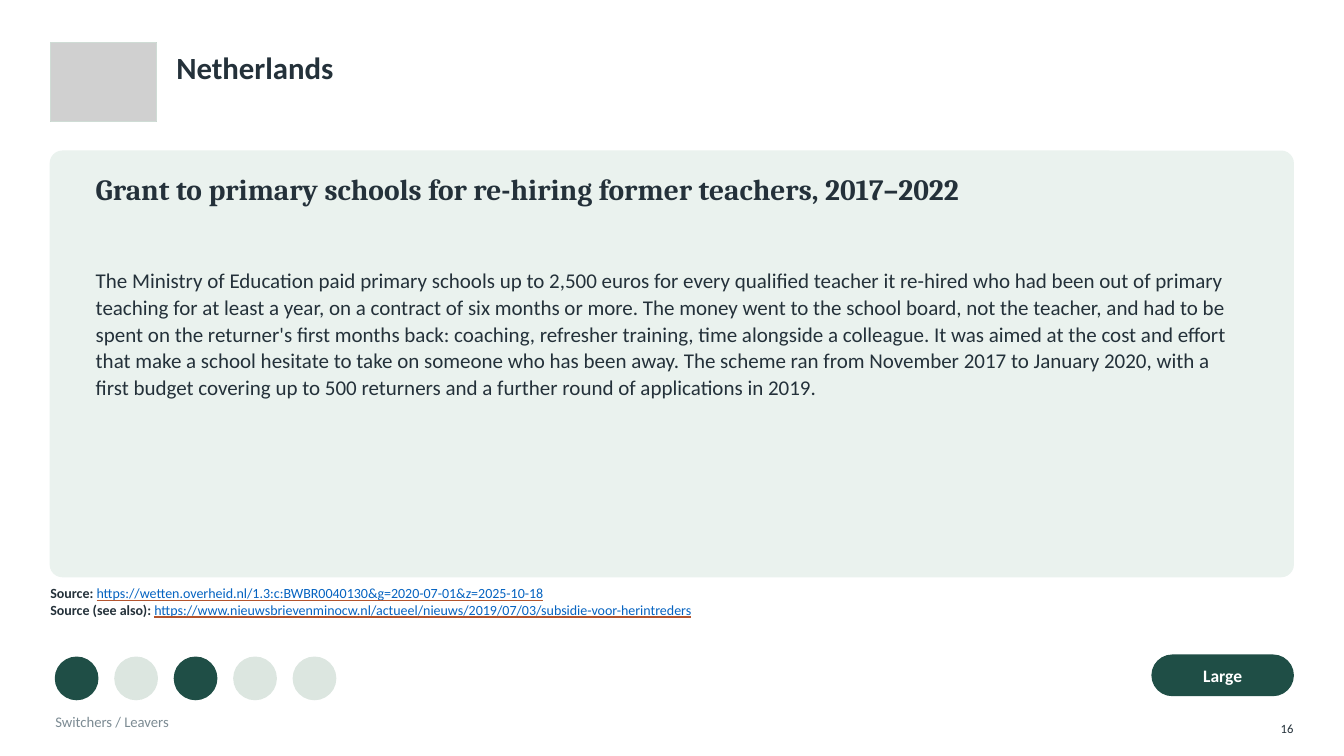
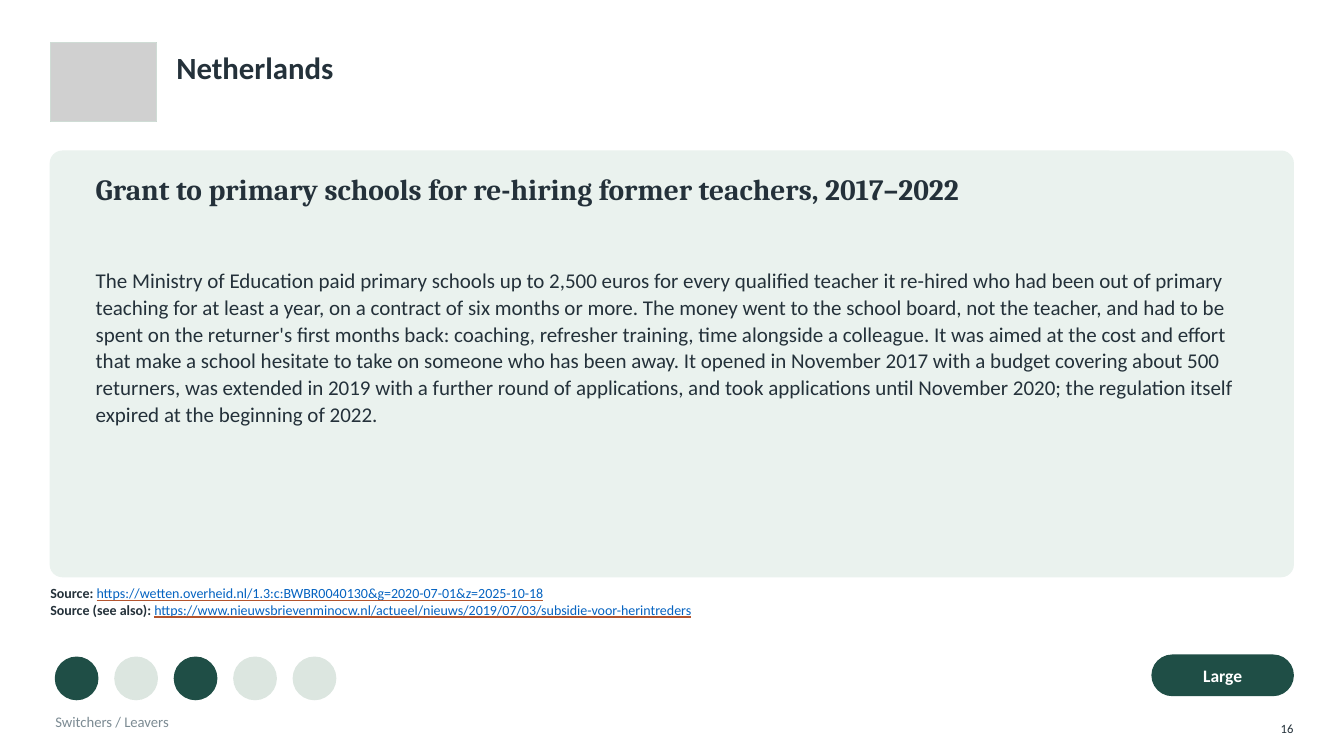
Before and after one commit to jedr1-ship-it/Alternative-Pathways----Quant, a slide deck: slide 16 of policies/Re-attracting_Former_Teachers.pptx. Drawn at 1344x756 pixels with LibreOffice and Linux fonts; fonts in the diff are those of the drawing; grey boxes stand for pictures; background and template pictures are left out. Boxes give left, top, right and bottom in pixels: in the first picture for what was removed or moved away, otherwise in the second. Text is boxed around its words. In the diff, an @@ line names an element or a change of style, - is before the commit and + after.

```diff
--- a/policies/Re-attracting_Former_Teachers.pptx
+++ b/policies/Re-attracting_Former_Teachers.pptx
@@ text at [96,273,1232,426]: text changed @@
-The Ministry of Education paid primary schools up to 2,500 euros for every qualified teacher it re-hired who had been out of primary teaching for at least a year, on a contract of six months or more. The money went to the school board, not the teacher, and had to be spent on the returner's first months back: coaching, refresher training, time alongside a colleague. It was aimed at the cost and effort that make a school hesitate to take on someone who has been away. The scheme ran from November 2017 to January 2020, with a first budget covering up to 500 returners and a further round of applications in 2019.
+The Ministry of Education paid primary schools up to 2,500 euros for every qualified teacher it re-hired who had been out of primary teaching for at least a year, on a contract of six months or more. The money went to the school board, not the teacher, and had to be spent on the returner's first months back: coaching, refresher training, time alongside a colleague. It was aimed at the cost and effort that make a school hesitate to take on someone who has been away. It opened in November 2017 with a budget covering about 500 returners, was extended in 2019 with a further round of applications, and took applications until November 2020; the regulation itself expired at the beginning of 2022.
```
Also in this commit, not shown: 1 other slide changed, 9 other files.
